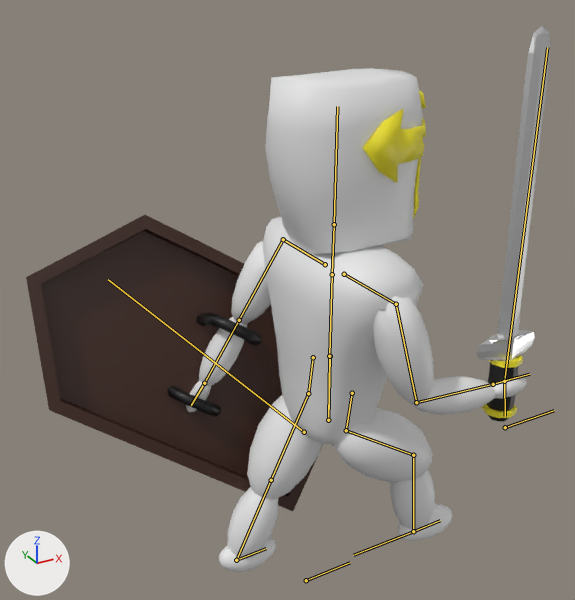
Two versions of the Blender file Assets/Blender/Characters/Player/Warrior2.blend, one commit apart.
Before and after are seen from a 50 mm lens placed at (-1.28, -2.02, 2.23), pointed at (-0.03, 0.25, 1.09). Every picture has the same lights, and +X, +Y and +Z are marked at lower left. Both versions are drawn at frame 30 of the action 'ArmatureAction.005'; the numbers are the values there. The bones that bend it are drawn over the model as lines.

Objects in the first picture: 'Shield', 'Sword', 'WarriorWholeBody'.
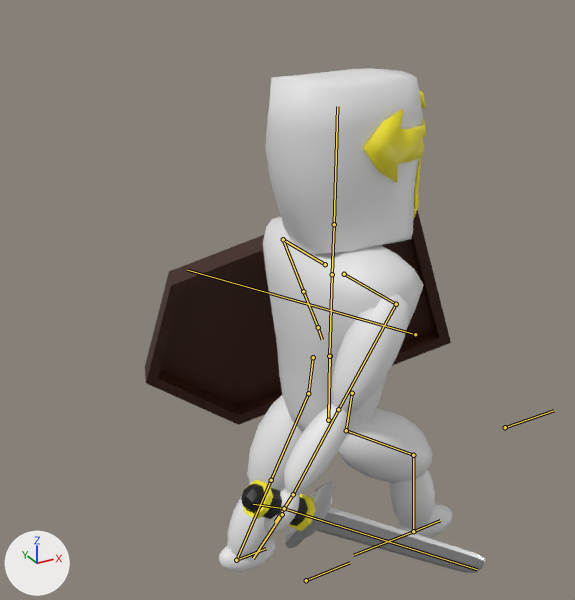
Where the change shows, as pixel boxes [x1, y1, x2, y2] in the pictures (575 x 600 px):
```json
{"object": "WarriorWholeBody", "change": "posed", "before": [186, 68, 527, 572], "after": [219, 68, 452, 572], "on screen": "32% narrower"}
{"object": "Shield", "change": "posed", "before": [26, 215, 323, 511], "after": [145, 210, 451, 425]}
{"object": "Sword", "change": "posed", "before": [476, 26, 550, 422], "after": [241, 480, 485, 573], "on screen": "227% wider, 76% shorter"}
{"bone": "HandController.R", "before": "(493, 384) to (529, 374)", "after": "(282, 514) to (253, 558)"}
```

The change, as JSON lines over the scene's bpy script:
```json
{"block": "bone_handcontroller_l", "where": "bone_handcontroller_l = bpy.data.objects['Armature'].pose.bones['HandController.L']  # child of 'Bone.001'"}
{"op": "set", "path": "bone_handcontroller_l.location", "old": "(-2.52, -3.76, -4.13)", "new": "(3.22, -2.17, -5.81)"}
{"op": "set", "path": "bone_handcontroller_l.rotation_quaternion", "old": "(0.686, -0.689, 0.185, 0.139)", "new": "(0.503, -0.541, -0.464, -0.49)", "note": "degrees (-91, 26, -4) -> degrees (-100, -85, 6)"}
{"block": "bone_handcontroller_r", "where": "bone_handcontroller_r = bpy.data.objects['Armature'].pose.bones['HandController.R']  # child of 'Bone.001'"}
{"op": "set", "path": "bone_handcontroller_r.location", "old": "(3.0, -3.95, 2.17)", "new": "(-2.3, -4.45, 4.22)"}
{"op": "set", "path": "bone_handcontroller_r.rotation_quaternion", "old": "(0.522, 0.465, 0.506, -0.505)", "new": "(0.653, 0.705, -0.185, 0.207)", "note": "degrees (-25, 87, -111) -> degrees (94, -32, 1)"}
```
